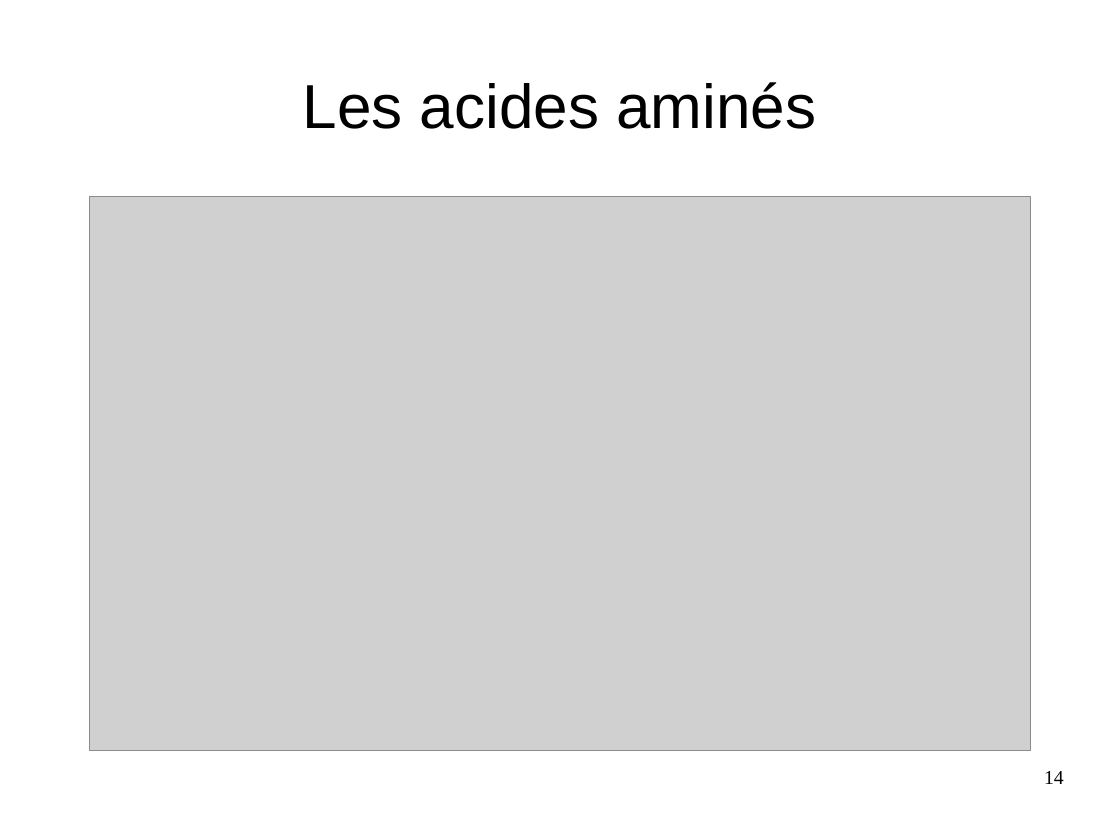
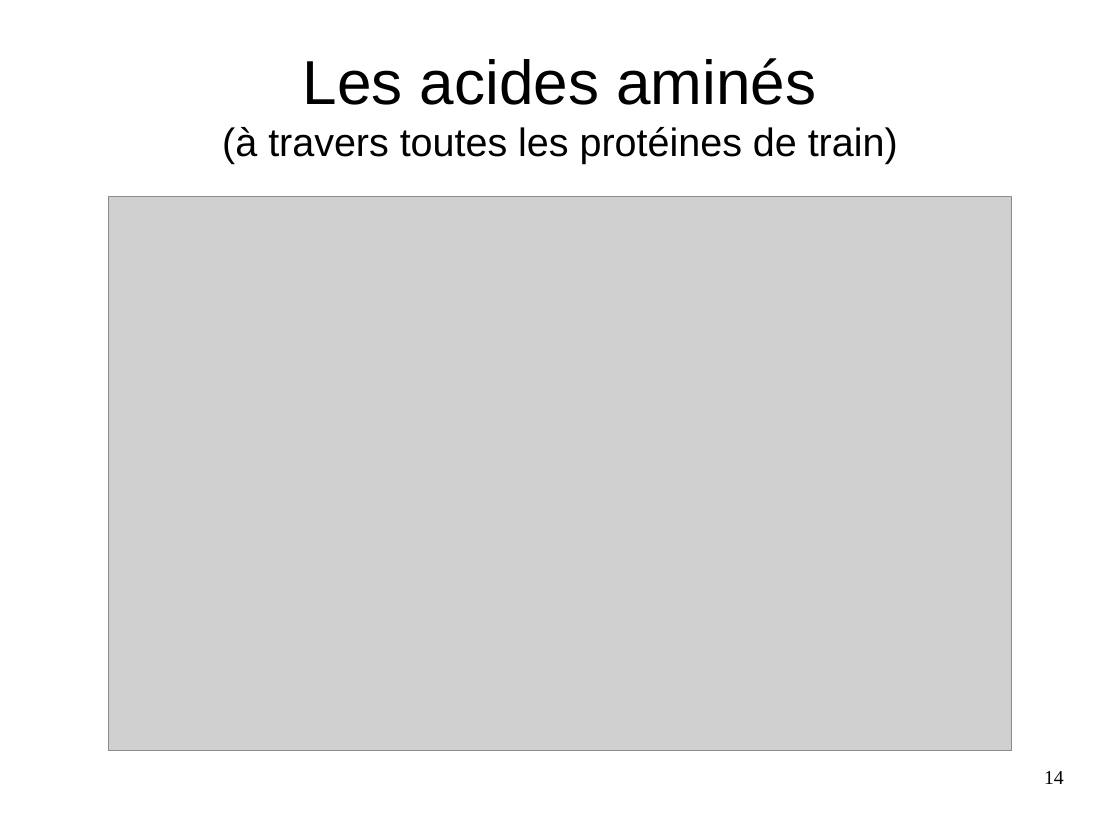
Before and after one commit to MathieuxTony/Projet-8, a slide deck: slide 14 of presentation.odp. Drawn at 1120x840 pixels with LibreOffice and Linux fonts; fonts in the diff are those of the drawing; grey boxes stand for pictures. Boxes give left, top, right and bottom in pixels: in the first picture for what was removed or moved away, otherwise in the second. Text is boxed around its words. In the diff, an @@ line names an element or a change of style, - is before the commit and + after.

```diff
--- a/presentation.odp
+++ b/presentation.odp
@@ title at box(222, 58, 898, 164): text changed; size 44 to 28 pt @@
-Les acides aminés
+Les acides aminés
+(à travers toutes les protéines de train)
@@ picture: place and size @@
-picture at box(89, 196, 1031, 751)
+picture at box(109, 196, 1011, 751)
```
Also in this commit, not shown: 1 other slide changed, 5 slides added, 1 slide removed, 2 other files.
